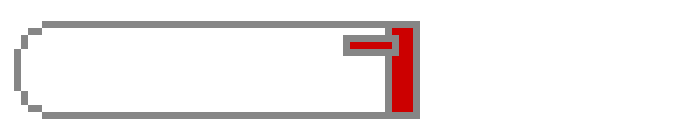
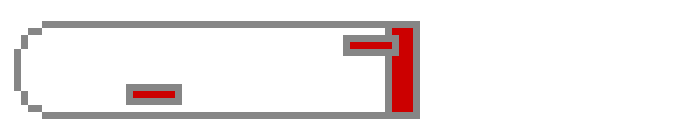
Comparing the layer stacks of the two 700 x 140 images. Changes:
renamed "Calque 1" to "Calque 2", painted on it over box(126, 84, 182, 105)
